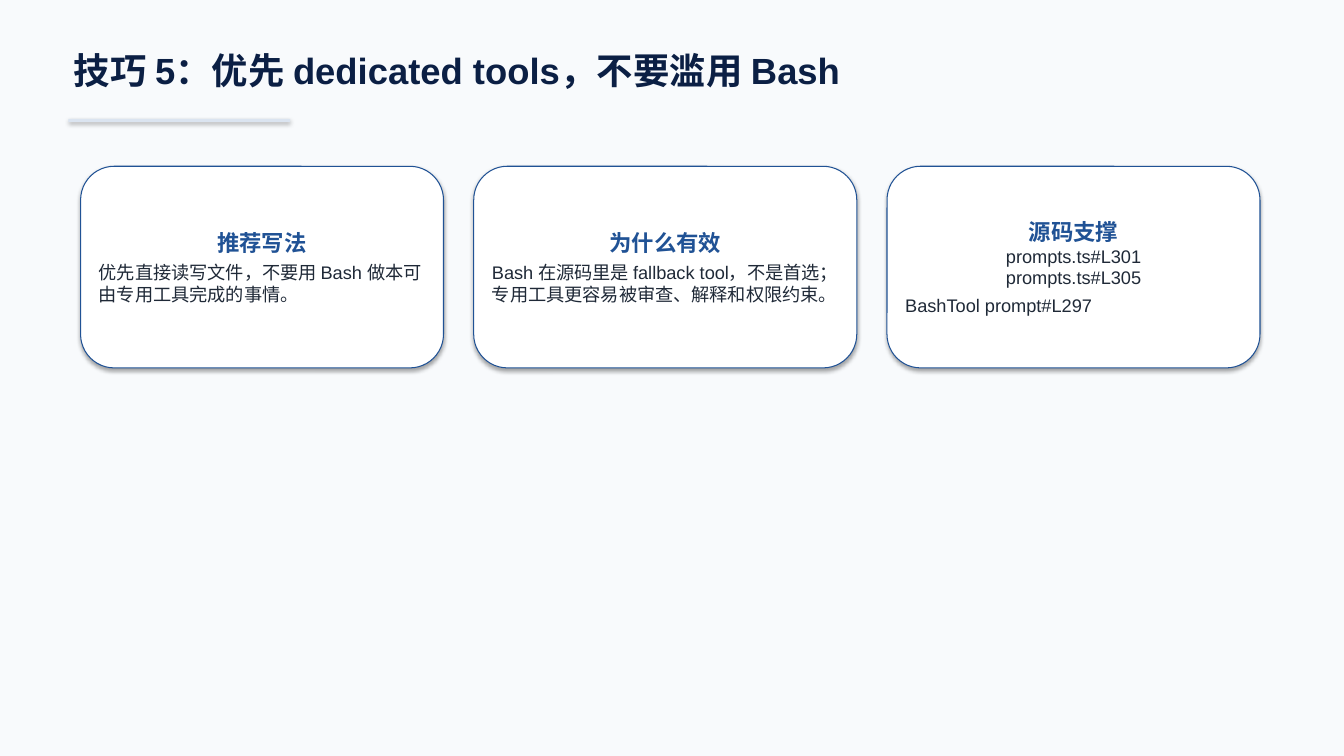
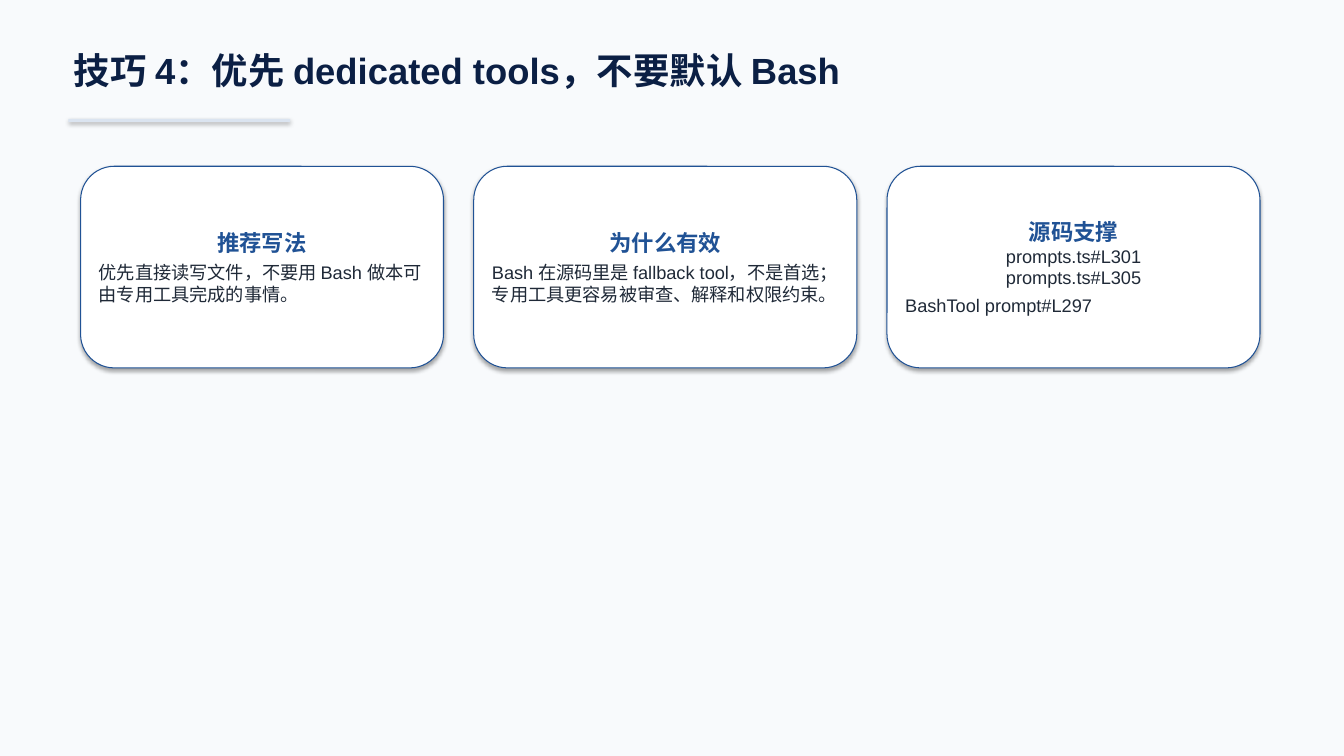
Before and after one commit to boboliu-1010/ccode, a slide deck: slide 8 of docs/zh/09-Claude Code 使用技巧与注意事项-WPS兼容版.pptx (slide 7 before the commit). Drawn at 1344x756 pixels with LibreOffice and Linux fonts; fonts in the diff are those of the drawing. Boxes give left, top, right and bottom in pixels: in the first picture for what was removed or moved away, otherwise in the second. Text is boxed around its words. In the diff, an @@ line names an element or a change of style, - is before the commit and + after.

```diff
--- a/docs/zh/09-Claude Code 使用技巧与注意事项-WPS兼容版.pptx
+++ b/docs/zh/09-Claude Code 使用技巧与注意事项-WPS兼容版.pptx
@@ text at (74, 53, 840, 89): text changed @@
-技巧 5：优先 dedicated tools，不要滥用 Bash
+技巧 4：优先 dedicated tools，不要默认 Bash
```
Also in this commit, not shown: 6 other slides changed, 4 slides added, 3 slides removed, 2 other files.
